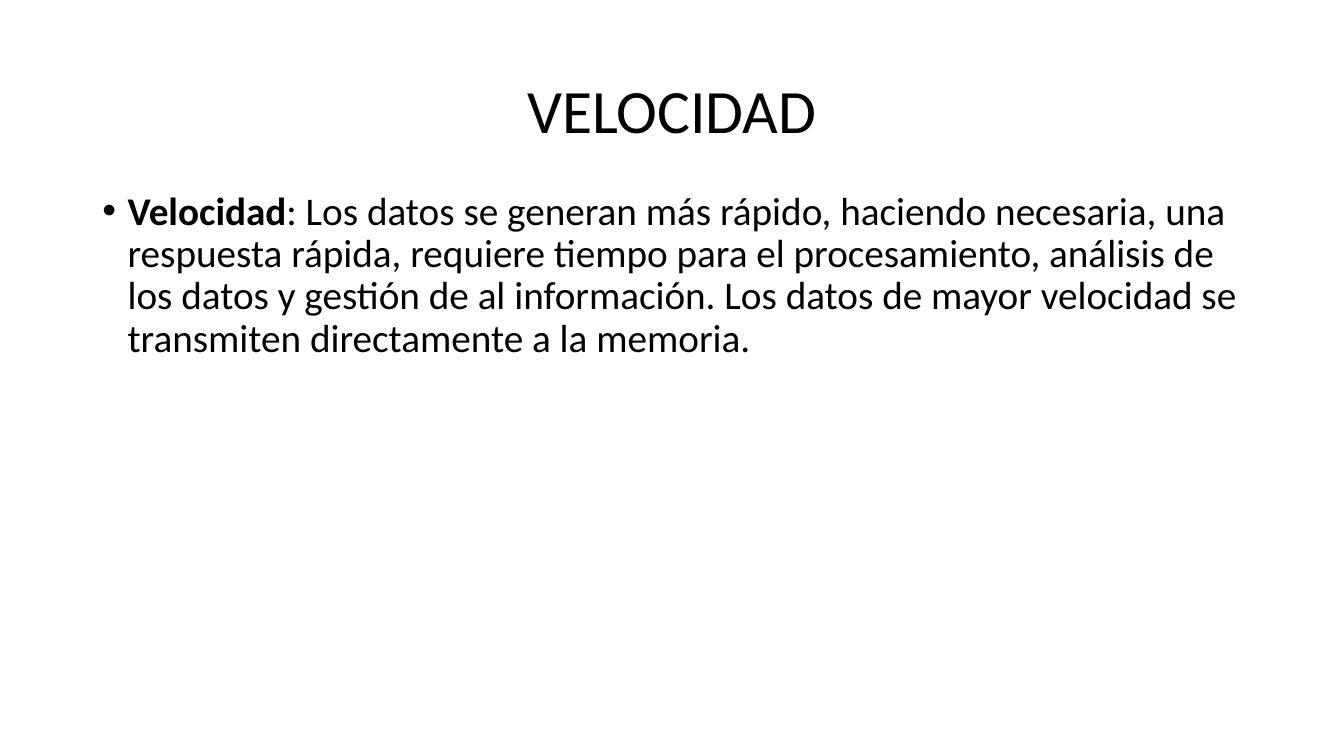
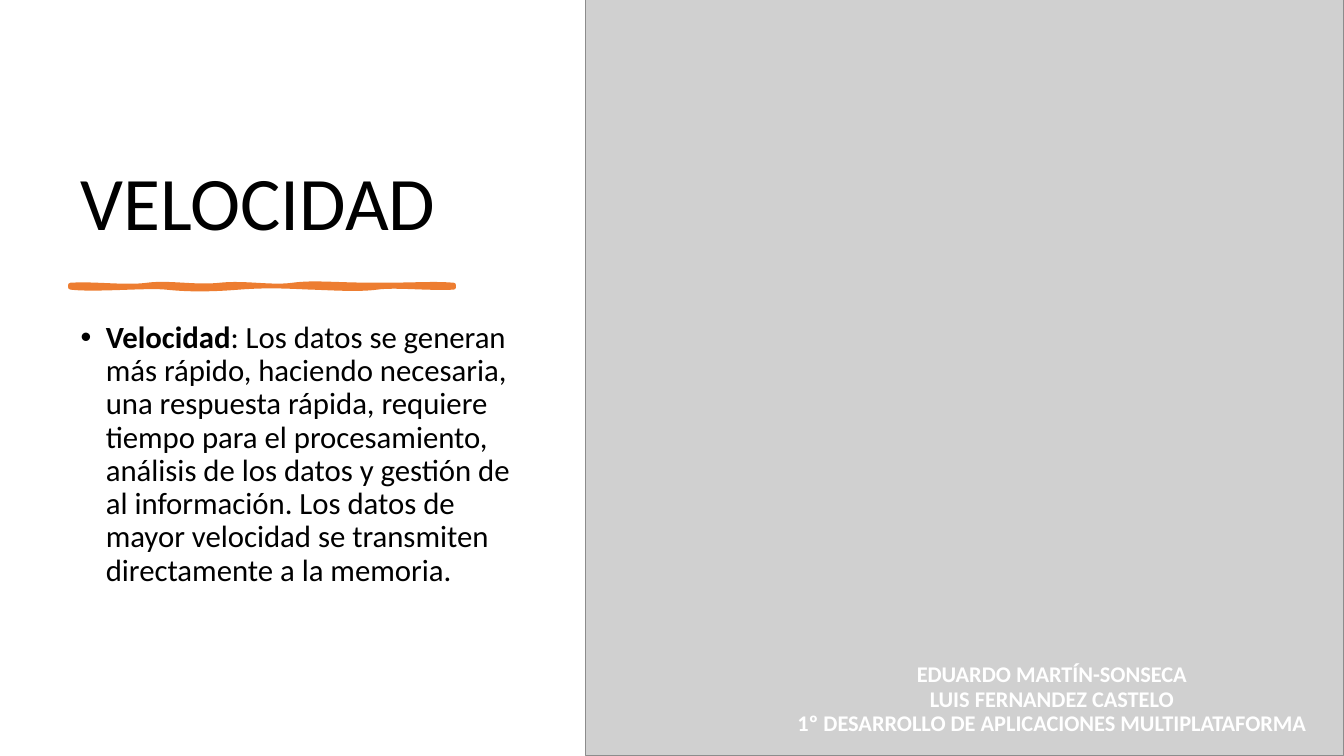
Before and after one commit to maraloeDev/Grado_SuperiorDAM, a slide deck: slide 5 of Bases de Datos/1º Evaluación/Ejercicios/Ejercicio2/Explotación de bases de datos Big Data.pptx. Drawn at 1344x756 pixels with LibreOffice and Linux fonts; fonts in the diff are those of the drawing; grey boxes stand for pictures. Boxes give left, top, right and bottom in pixels: in the first picture for what was removed or moved away, otherwise in the second. Text is boxed around its words. In the diff, an @@ line names an element or a change of style, - is before the commit and + after.

```diff
--- a/Bases de Datos/1º Evaluación/Ejercicios/Ejercicio2/Explotación de bases de datos Big Data.pptx
+++ b/Bases de Datos/1º Evaluación/Ejercicios/Ejercicio2/Explotación de bases de datos Big Data.pptx
@@ picture added at <box>586,0,1344,756</box> @@
@@ title "VELOCIDAD": place and size @@
-title "VELOCIDAD" at <box>527,93,816,134</box>
+title "VELOCIDAD" at <box>81,181,436,231</box>
@@ title "VELOCIDAD" at <box>81,181,436,231</box>: size 44 to 54 pt; alignment centre to left; vertical alignment middle to bottom @@
@@ freeform shape added at <box>71,285,454,287</box>, fill #ED7D31, outline #ED7D31 3.5 pt @@
@@ text "Velocidad: Los datos se generan ...": place and size @@
-text "Velocidad: Los datos se generan ..." at <box>128,197,1236,353</box>
+text "Velocidad: Los datos se generan ..." at <box>106,326,509,582</box>
@@ text "Velocidad: Los datos se generan ..." at <box>106,326,509,582</box>: size 28 to 22 pt @@
@@ text added at <box>797,664,1306,731</box>, 16 pt, text #FFFFFF, bold @@
+EDUARDO MARTÍN-SONSECA
+LUIS FERNANDEZ CASTELO
+1º DESARROLLO DE APLICACIONES MULTIPLATAFORMA
```
Also in this commit, not shown: 4 other slides changed, 1 slide added.
